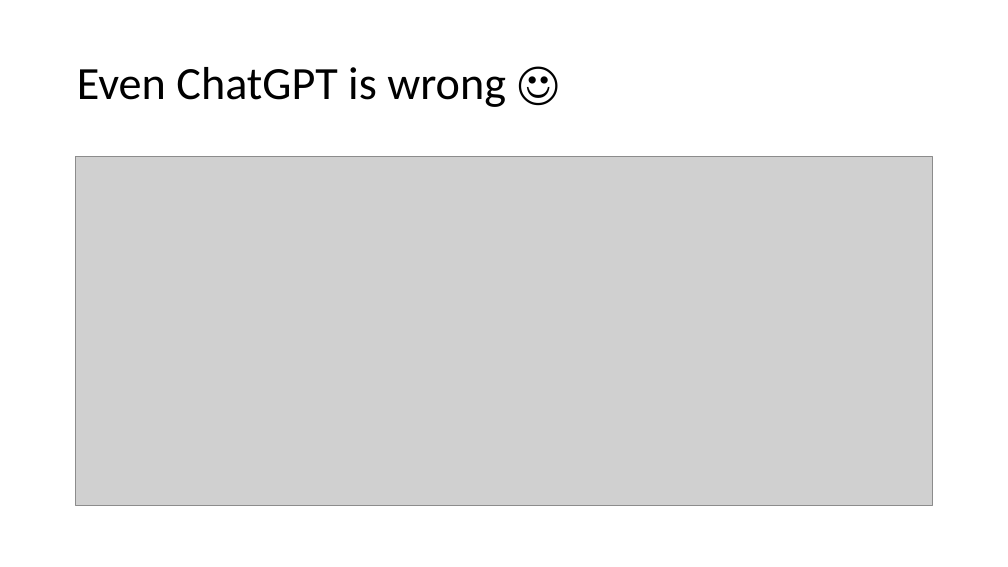
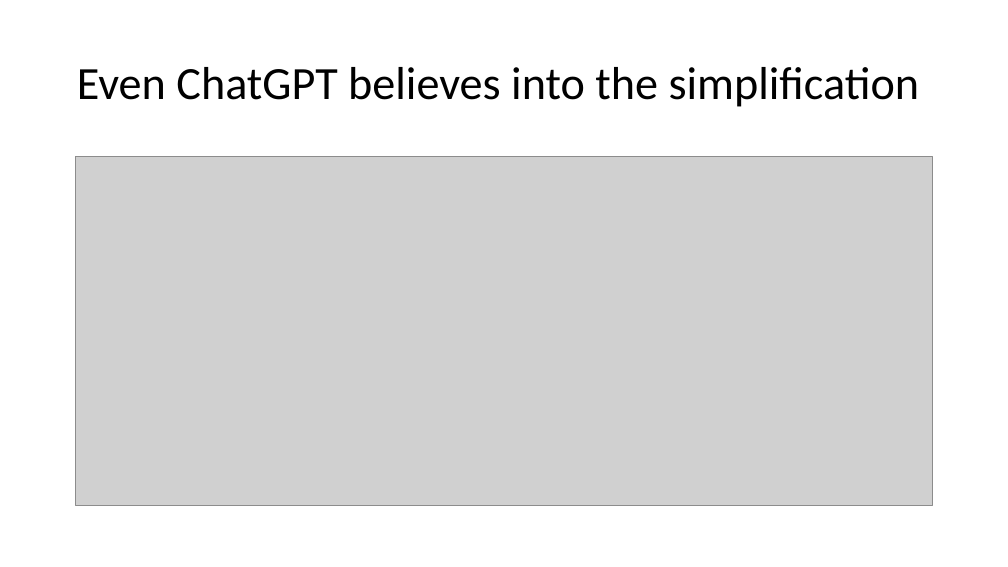
Before and after one commit to csev/dj4e, a slide deck: slide 10 of lectures/PY-01-Variables.pptx. Drawn at 1008x567 pixels with LibreOffice and Linux fonts; fonts in the diff are those of the drawing; grey boxes stand for pictures. Boxes give left, top, right and bottom in pixels: in the first picture for what was removed or moved away, otherwise in the second. Text is boxed around its words. In the diff, an @@ line names an element or a change of style, - is before the commit and + after.

```diff
--- a/lectures/PY-01-Variables.pptx
+++ b/lectures/PY-01-Variables.pptx
@@ title at [77, 67, 920, 107]: text changed @@
-Even ChatGPT is wrong ☺
+Even ChatGPT believes into the simplification
```
Also in this commit, not shown: 3 other slides changed.
